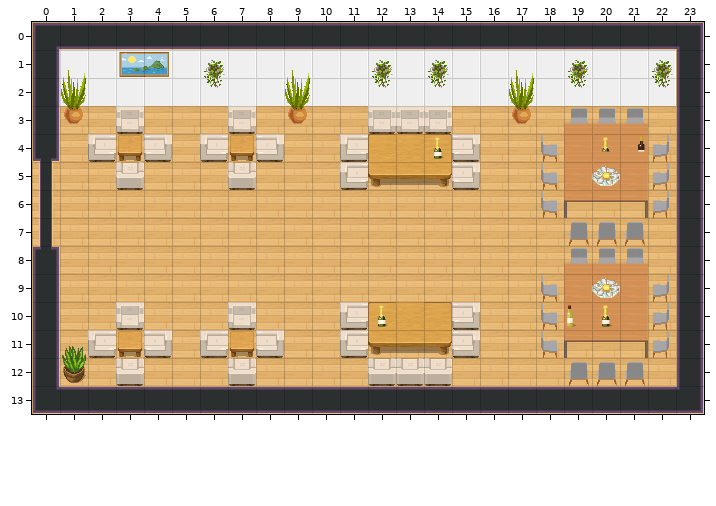
Level history. Tiled map (JSON): gamezone.tmj. The picture above was drawn from the file before the commit.
Cells are 32x32 px. Shown: x 0..23, y 0..13.
After:
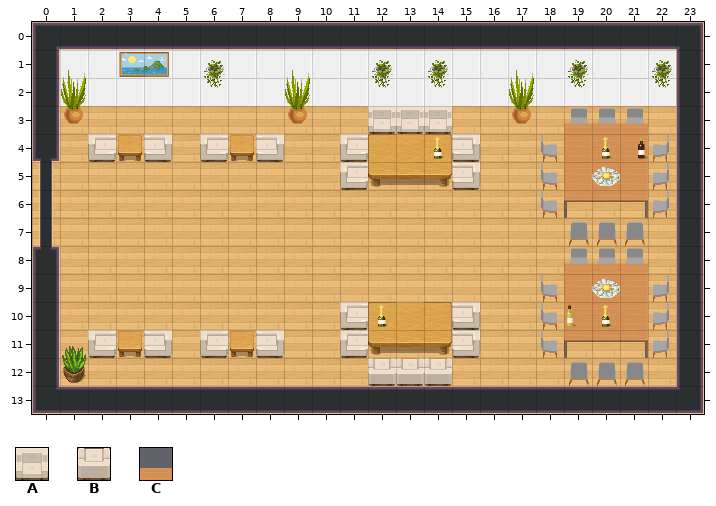
Key: from "WA_Seats": A 46, B 47; from "WA_Tables": C 0.
_ is an empty cell.
Change:
Layer "furniture/furniture1":
The edit erases tile A in row 3 at x 3 and 7; in row 10 at x 3 and 7.
The edit erases tile B in row 5 at x 3 and 7; in row 12 at x 3 and 7.
Layer "above/above1":
The edit erases tile C in row 4 at x 20 to 21.
